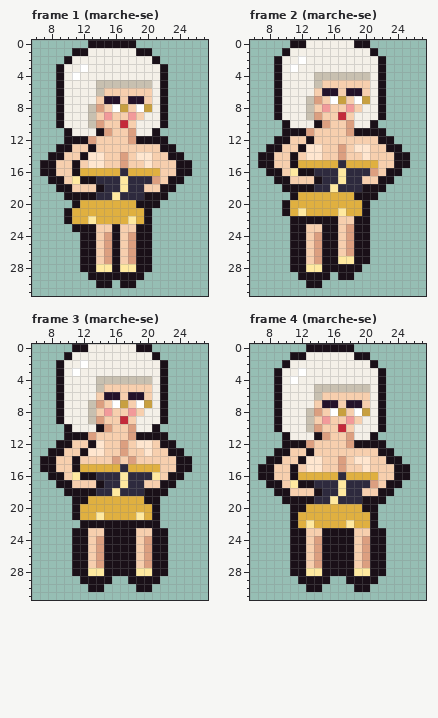
Edited in one commit: pixel-art file (art/plaisirs/plaisirs-astral-eclat.aseprite). Above is the file before it was changed.
32x32 pixels, 12 frames. Shown: frame 1 (marche-se): x 6..27, y 0..31; frame 2 (marche-se): x 6..27, y 0..31; frame 3 (marche-se): x 6..27, y 0..31; frame 4 (marche-se): x 6..27, y 0..31. The commit also changed other frames, which this record leaves out.
After the commit:
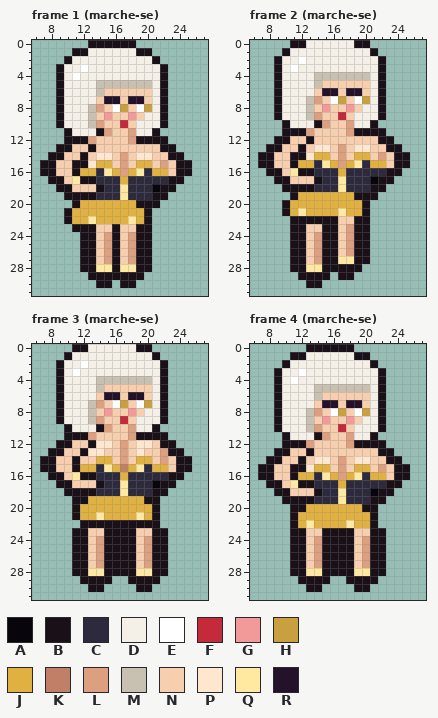
Palette (. is transparent): A #08060c  B #1a1018  C #2e2a3e  D #f4f0e8  E #ffffff  F #c42a3a  G #f29a9a  H #c8a040  J #e0b040  K #c08068  L #dc9f80  M #c8c0b0  N #f7cfae  P #ffe6cf  Q #ffe9a0  R #24122a
Diff:
Frame 1 (marche-se):
y 14: x 13 P -> N; x 15 N -> P
y 15: x 12 N -> B; x 14..15 PN -> JJ; x 19..20 NP -> JJ; x 22 N -> L
y 16: x 14..15 JJ -> CQ; x 17 C -> L; x 19..20 JJ -> QC; x 22 N -> J
y 17: x 17 Q -> J; x 21..22 LN -> CC
y 18: x 20..21 NN -> CA
y 19: x 16..17 QC -> CQ; x 20 B -> C
Frame 2 (marche-se):
y 13: x 13 P -> N; x 15 N -> P
y 14: x 12 N -> B; x 14..15 PN -> JJ; x 19..20 NP -> JJ; x 22 N -> L
y 15: x 14..15 JJ -> CQ; x 17 C -> L; x 19..20 JJ -> QC; x 22 N -> J
y 16: x 17 Q -> J; x 21..22 LN -> CC
y 17: x 20..21 NN -> CA
y 18: x 16..17 QC -> CQ; x 20 B -> C
Frame 3 (marche-se):
y 12: x 15 N -> P
y 13: x 19..20 NP -> PN; x 22 N -> L
y 14: x 14..20 NNLNLNN -> JJNLNJJ; x 22 N -> L
y 15: x 14..15 JJ -> CQ; x 17 C -> K; x 19..20 JJ -> QC; x 22 N -> J
y 16: x 17 Q -> J; x 21..22 QN -> CC
y 17: x 20..21 NN -> CA
y 18: x 16..17 QC -> CQ; x 20 B -> C
Frame 4 (marche-se): the same change as frame 1 (marche-se)
Where, in picture pixels (left, top, right, bottom), the same in both pictures:
changed: (80, 152, 168, 200)
changed: (298, 144, 386, 192)
changed: (96, 440, 168, 496)
changed: (298, 456, 386, 504)
